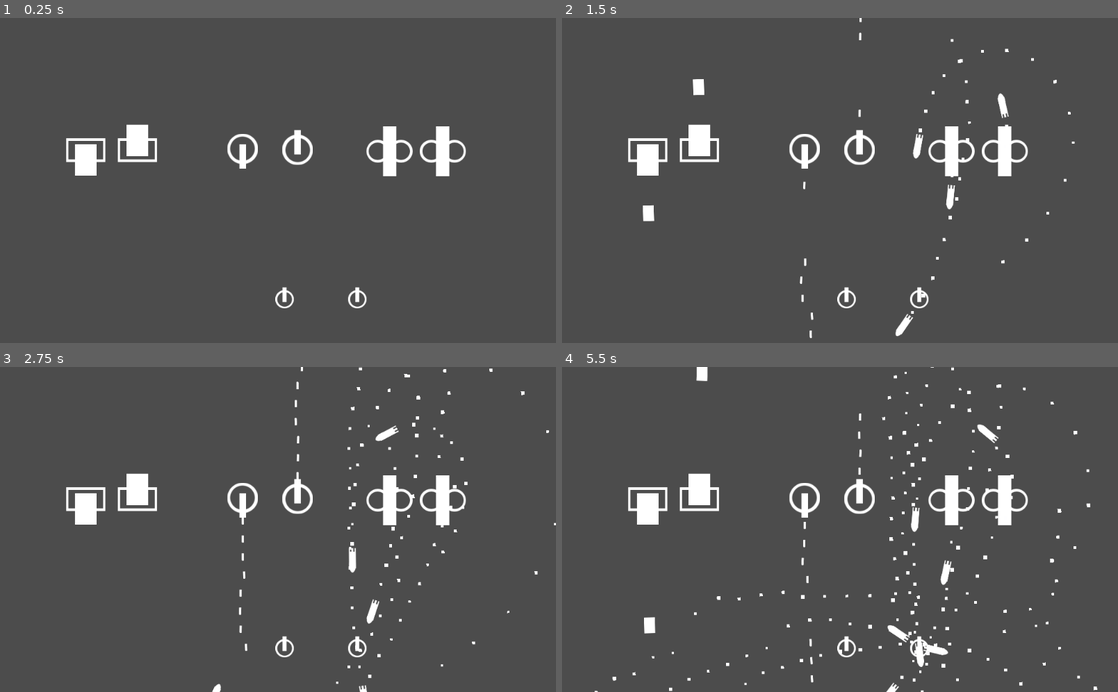
Above: before the commit, frames 1-4 (two rows, left to right).
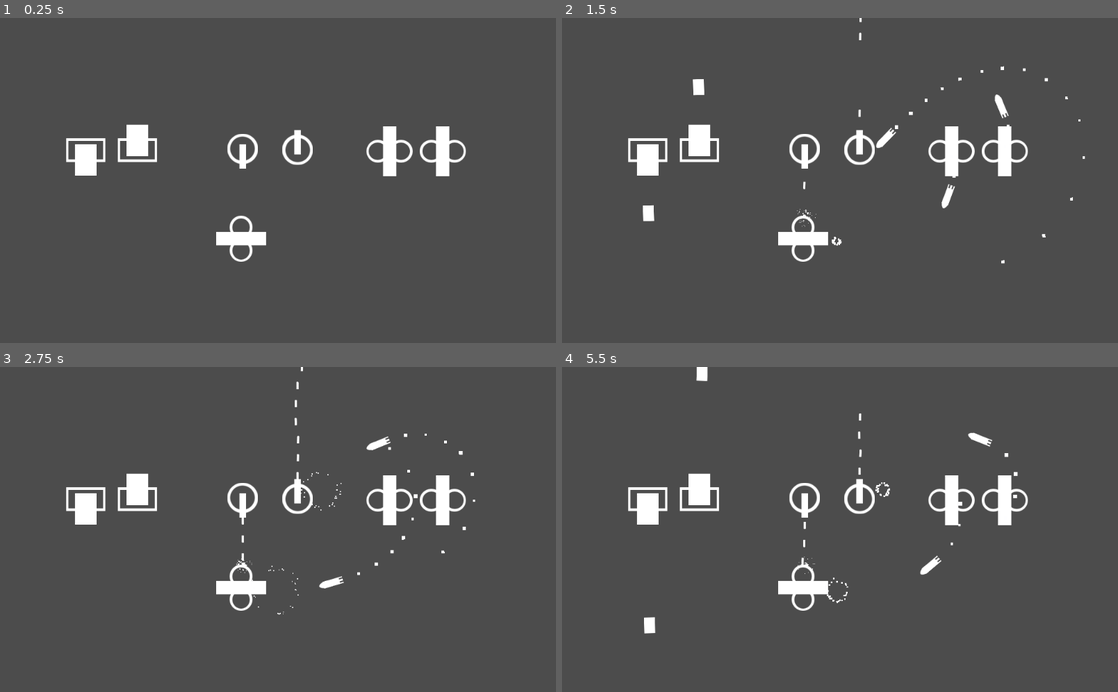
Above: after the commit, the same moments.

Repository: Arku-Tacito/Godot_Fleet
Game: Godot game, scene res://Scenes/Global/test_demo.tscn
The game is run twice, just before and just after one commit, with the same random seed, the same clock (stepped at 60 frames per second) and the same inputs. The project has no main scene, so this scene is started directly.
Inputs:
- Up to frame 1 (0.25 s): no input
- Up to frame 2 (1.5 s): tap Enter at 0.5 s; hold Space (attack) 0.53-1.28 s; tap Space (attack) at 1.35 s
- Up to frame 3 (2.75 s): hold Space (attack) from 2.03 s (still down)
- Up to frame 4 (5.5 s): release Space (attack) at 2.78 s; tap Space (attack) at 2.85, 4.35 s; hold Space (attack) 3.53-4.28 s; hold Space (attack) from 5.03 s (still down)

The runs differ from the first frame. In frame 1, 0.7% of the frame differs, in the area x 38-66%, y 60-90%; in frame 2, 1.5%; in frame 3, 1.9%; in frame 4, 2.6%, in the area x 5-97%, y 0-100%.

Commit message:
[ADD]添加爆炸效果

Diff:
--- /dev/null
+++ b/Scenes/Effect/Explosion.gd
@@ -0,0 +1,7 @@
+extends Node2D
+
+func _ready():
+	$Particles2D.one_shot = false
+
+func _on_Timer_timeout():
+	queue_free()
--- /dev/null
+++ b/Scenes/Effect/Explosion.tscn
@@ -0,0 +1,39 @@
+[gd_scene load_steps=5 format=2]
+
+[ext_resource path="res://Scenes/Effect/Explosion.gd" type="Script" id=1]
+
+[sub_resource type="Curve" id=1]
+_data = [ Vector2( 0, 1 ), 0.0, 0.0, 0, 0, Vector2( 1, 0 ), 0.0, 0.0, 0, 0 ]
+
+[sub_resource type="CurveTexture" id=2]
+curve = SubResource( 1 )
+
+[sub_resource type="ParticlesMaterial" id=3]
+emission_shape = 1
+emission_sphere_radius = 2.0
+flag_disable_z = true
+direction = Vector3( 0, 0, 0 )
+spread = 180.0
+gravity = Vector3( 0, 0, 0 )
+initial_velocity = 100.0
+initial_velocity_random = 0.21
+orbit_velocity = 0.0
+orbit_velocity_random = 0.0
+scale = 3.0
+scale_curve = SubResource( 2 )
+
+[node name="Explosion" type="Node2D"]
+script = ExtResource( 1 )
+
+[node name="Particles2D" type="Particles2D" parent="."]
+amount = 30
+explosiveness = 1.0
+local_coords = false
+process_material = SubResource( 3 )
+
+[node name="Timer" type="Timer" parent="."]
+wait_time = 2.0
+one_shot = true
+autostart = true
+
+[connection signal="timeout" from="Timer" to="." method="_on_Timer_timeout"]
--- /dev/null
+++ b/Scenes/Effect/Explosion_small.tscn
@@ -0,0 +1,40 @@
+[gd_scene load_steps=5 format=2]
+
+[ext_resource path="res://Scenes/Effect/Explosion.gd" type="Script" id=1]
+
+[sub_resource type="Curve" id=1]
+_data = [ Vector2( 0, 1 ), 0.0, 0.0, 0, 0, Vector2( 1, 0 ), 0.0, 0.0, 0, 0 ]
+
+[sub_resource type="CurveTexture" id=2]
+curve = SubResource( 1 )
+
+[sub_resource type="ParticlesMaterial" id=3]
+emission_shape = 1
+emission_sphere_radius = 2.0
+flag_disable_z = true
+direction = Vector3( 0, 0, 0 )
+spread = 180.0
+gravity = Vector3( 0, 0, 0 )
+initial_velocity = 50.0
+initial_velocity_random = 0.21
+orbit_velocity = 0.0
+orbit_velocity_random = 0.0
+scale = 2.0
+scale_curve = SubResource( 2 )
+
+[node name="Explosion" type="Node2D"]
+script = ExtResource( 1 )
+
+[node name="Particles2D" type="Particles2D" parent="."]
+amount = 15
+lifetime = 0.5
+explosiveness = 1.0
+local_coords = false
+process_material = SubResource( 3 )
+
+[node name="Timer" type="Timer" parent="."]
+wait_time = 2.0
+one_shot = true
+autostart = true
+
+[connection signal="timeout" from="Timer" to="." method="_on_Timer_timeout"]
--- a/Scenes/Global/test_demo.gd
+++ b/Scenes/Global/test_demo.gd
@@ -4,7 +4,6 @@
 # Declare member variables here. Examples:
 # var a = 2
 # var b = "text"
-
 
 # Called when the node enters the scene tree for the first time.
 func _ready():
@@ -20,5 +19,5 @@
 	bu.rotation = rotation
 	bu.velocity = bu.basic_velocity.rotated(bu.rotation)
 	# bu.target = target
-	bu.target = $Target/Target2		# 测试目标
+	bu.target = $Target		# 测试目标
 	add_child(bu)
--- a/Scenes/Global/test_demo.tscn
+++ b/Scenes/Global/test_demo.tscn
@@ -1,10 +1,9 @@
-[gd_scene load_steps=6 format=2]
+[gd_scene load_steps=5 format=2]
 
 [ext_resource path="res://Scenes/Global/test_demo.gd" type="Script" id=1]
 [ext_resource path="res://Scenes/Module/MachineGun.tscn" type="PackedScene" id=2]
 [ext_resource path="res://Scenes/Module/Cannon.tscn" type="PackedScene" id=3]
 [ext_resource path="res://Scenes/Module/MissileBattery.tscn" type="PackedScene" id=4]
-[ext_resource path="res://art/ship/machinegun.png" type="Texture" id=5]
 
 [node name="RootNode" type="Node2D"]
 script = ExtResource( 1 )
@@ -51,19 +50,8 @@
 rotation = -1.5708
 is_selected = true
 
-[node name="Target" type="Node2D" parent="."]
-position = Vector2( 524, 519 )
-
-[node name="Sprite" type="Sprite" parent="Target"]
-scale = Vector2( 0.6, 0.6 )
-texture = ExtResource( 5 )
-
-[node name="Target2" type="Node2D" parent="Target"]
-position = Vector2( 134, 0 )
-
-[node name="Sprite" type="Sprite" parent="Target/Target2"]
-scale = Vector2( 0.6, 0.6 )
-texture = ExtResource( 5 )
+[node name="Target" parent="." instance=ExtResource( 4 )]
+position = Vector2( 444, 408 )
 
 [connection signal="firebullet" from="MGun/Trigger" to="." method="_on_Trigger_firebullet"]
 [connection signal="firebullet" from="MGun2/Trigger" to="." method="_on_Trigger_firebullet"]
--- a/Scenes/Module/MissileBattery.tscn
+++ b/Scenes/Module/MissileBattery.tscn
@@ -8,7 +8,7 @@
 [sub_resource type="RectangleShape2D" id=1]
 extents = Vector2( 31.0217, 31.1614 )
 
-[node name="MachineGun" type="KinematicBody2D"]
+[node name="MissileBattery" type="KinematicBody2D"]
 script = ExtResource( 1 )
 
 [node name="Trigger" parent="." instance=ExtResource( 5 )]
--- a/Scenes/Module/WeaponBattery.gd
+++ b/Scenes/Module/WeaponBattery.gd
@@ -15,7 +15,7 @@
 var cur_cd = 0
 var status = STATUS.IDLE	# 基础状态
 
-onready var trigger = $Trigger
+onready var trigger = $Trigger	# 子弹发射器
 
 """基础函数"""
 # 状态执行
@@ -42,8 +42,21 @@
 func do_attack_fin():
 	status = STATUS.IDLE
 
+# 计算伤害
+func do_damage(attacker):
+	if attacker == null:
+		return
+
+	# 切换状态
+	status = STATUS.HIT
+	# 计算伤害
+	print_debug("承受伤害")
+	pass
+
+# 执行承受伤害, 这里不是计算伤害的地方, 主要用于播放动画
 func do_hit(delta):
 	pass
+
 func do_die(delta):
 	queue_free()
 
@@ -65,6 +78,8 @@
 			do_die(delta)
 		STATUS.MOVE:
 			do_move(delta)
+		STATUS.HIT:
+			do_hit(delta)
 	if cur_cd > 0:
 		cur_cd -= 1
 
--- a/Scenes/Weapon/Bullet.gd
+++ b/Scenes/Weapon/Bullet.gd
@@ -8,14 +8,30 @@
 export var cross_level = 1	# 穿击等级, 撞击物体后是否继续前进
 export var is_target_locked = false	# 是否锁定目标
 
-var target = null
+export (PackedScene) var effect_explosion	# 爆炸效果
+
+var target = null	# 攻击的目标
+var is_stop = false
 var basic_velocity = Vector2.RIGHT
 var velocity = Vector2.ZERO
 var acceleration_velocity = Vector2.ZERO	# 加速度, 用于平滑移动(导弹跟踪用)
-# Declare member variables here. Examples:
-# var a = 2
-# var b = "text"
 
+# 执行爆炸
+func do_explode():
+	if effect_explosion:
+		var eff = effect_explosion.instance()
+		eff.visible = true
+		add_child(eff)
+
+# 降低击穿等级, 为0则等待销毁
+func cross_level_decline():
+	cross_level -= 1		# 击穿等级降低
+	if cross_level <= 0:	# 无法再碰撞, 停止并等待销毁
+		is_stop = true
+		for child in get_children():
+			child.visible = false
+		life_time = 30
+	do_explode()			# 执行爆炸
 
 # Called when the node enters the scene tree for the first time.
 func _ready():
@@ -32,7 +48,17 @@
 	if !life_time:
 		queue_free()
 	life_time -= 1
+	# 停止
+	if is_stop:
+		return
 	# 跟踪模式, 根据目标更新速度
 	if is_target_locked and target:
 		_update_velocity_with_target(target.global_position, delta)
 	global_position += velocity * speed * delta
+
+# 撞击到物体
+func _on_body_entered(body):
+	match body.collision_layer:
+		1:	# 单位
+			body.do_damage(self)	# 承受伤害
+			cross_level_decline()	# 撞击一次降低一次击穿等级
--- a/Scenes/Weapon/Cannon_Ball.tscn
+++ b/Scenes/Weapon/Cannon_Ball.tscn
@@ -1,16 +1,19 @@
-[gd_scene load_steps=4 format=2]
+[gd_scene load_steps=5 format=2]
 
 [ext_resource path="res://Scenes/Weapon/Bullet.gd" type="Script" id=1]
 [ext_resource path="res://art/ship/cannonball.png" type="Texture" id=2]
+[ext_resource path="res://Scenes/Effect/Explosion.tscn" type="PackedScene" id=3]
 
 [sub_resource type="RectangleShape2D" id=1]
 
 [node name="CaonnonBall" type="Area2D"]
+collision_layer = 2
 script = ExtResource( 1 )
 speed = 700
 basic_damage = 50
 aoe_damage = 20
 cross_level = 2
+effect_explosion = ExtResource( 3 )
 
 [node name="Sprite" type="Sprite" parent="."]
 rotation = 1.5708
@@ -20,3 +23,5 @@
 [node name="CollisionShape2D" type="CollisionShape2D" parent="."]
 position = Vector2( 2, 0 )
 shape = SubResource( 1 )
+
+[connection signal="body_entered" from="." to="." method="_on_body_entered"]
--- a/Scenes/Weapon/MGun_Bullet.tscn
+++ b/Scenes/Weapon/MGun_Bullet.tscn
@@ -1,14 +1,17 @@
-[gd_scene load_steps=4 format=2]
+[gd_scene load_steps=5 format=2]
 
 [ext_resource path="res://art/ship/machinebullet.png" type="Texture" id=1]
 [ext_resource path="res://Scenes/Weapon/Bullet.gd" type="Script" id=2]
+[ext_resource path="res://Scenes/Effect/Explosion_small.tscn" type="PackedScene" id=3]
 
 [sub_resource type="RectangleShape2D" id=1]
 extents = Vector2( 2.0145, 2.24456 )
 
 [node name="MGunBullet" type="Area2D"]
+collision_layer = 2
 script = ExtResource( 2 )
 aoe_damage = 0
+effect_explosion = ExtResource( 3 )
 
 [node name="Sprite" type="Sprite" parent="."]
 position = Vector2( 4, 0 )
@@ -19,3 +22,5 @@
 [node name="CollisionShape2D" type="CollisionShape2D" parent="."]
 position = Vector2( 5, 0 )
 shape = SubResource( 1 )
+
+[connection signal="body_entered" from="." to="." method="_on_body_entered"]
--- a/Scenes/Weapon/Missile.tscn
+++ b/Scenes/Weapon/Missile.tscn
@@ -1,7 +1,8 @@
-[gd_scene load_steps=5 format=2]
+[gd_scene load_steps=6 format=2]
 
 [ext_resource path="res://Scenes/Weapon/Bullet.gd" type="Script" id=1]
 [ext_resource path="res://art/ship/missile.png" type="Texture" id=2]
+[ext_resource path="res://Scenes/Effect/Explosion.tscn" type="PackedScene" id=3]
 
 [sub_resource type="RectangleShape2D" id=1]
 extents = Vector2( 16, 6 )
@@ -19,13 +20,15 @@
 scale = 7.0
 scale_random = 0.5
 
-[node name="CaonnonBall" type="Area2D"]
+[node name="Missile" type="Area2D"]
+collision_layer = 6
 script = ExtResource( 1 )
 speed = 300
 rotation_speed = 5.0
 basic_damage = 30
 aoe_damage = 30
 is_target_locked = true
+effect_explosion = ExtResource( 3 )
 
 [node name="Sprite" type="Sprite" parent="."]
 position = Vector2( 5, 1.90735e-06 )
@@ -43,3 +46,5 @@
 lifetime = 2.0
 local_coords = false
 process_material = SubResource( 2 )
+
+[connection signal="body_entered" from="." to="." method="_on_body_entered"]
--- a/project.godot
+++ b/project.godot
@@ -45,6 +45,15 @@
  ]
 }
 
+[layer_names]
+
+2d_physics/layer_1="unit"
+2d_physics/layer_2="bullet"
+2d_physics/layer_3="craft"
+2d_physics/layer_4="building"
+2d_physics/layer_5="human"
+2d_physics/layer_6="object"
+
 [physics]
 
 common/enable_pause_aware_picking=true
